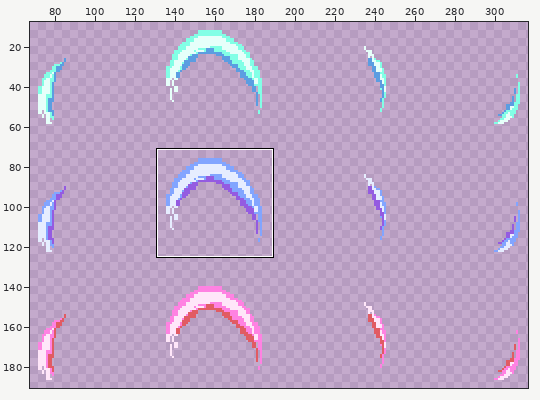
Sprite sheet, stored at dist/game_assets/spritesheets/abilities/anchorswing.png. Above, an overview of the earlier version with the close-up marked.
Close-up. As it was:
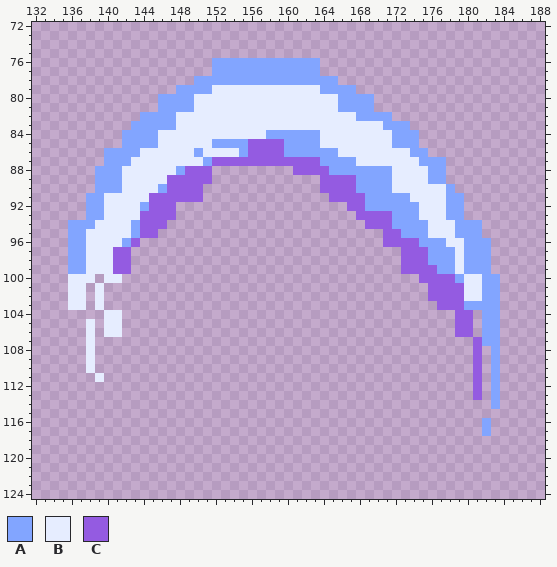
The file is 320x192 pixels. Shown: x 132..188, y 72..124. The wide view leaves out empty margins. The commit also changed other parts of the picture, which this record leaves out.
Palette (. is transparent): A #82a5ff  B #e6edff  C #945be1
Pixels before (only the part around the change), first column x 132:
 72 .........................................................
 73 .........................................................
 74 .........................................................
 75 .........................................................
 76 ....................AAAAAAAAAAAA.........................
 77 ....................AAAAAAAAAAAA.........................
 78 ..................AAAAAAAAAAAAAAAA.......................
 79 ................AAAABBBBBBBBBBBBAAAA.....................
 80 ..............AAAABBBBBBBBBBBBBBBBAAAA...................
 81 ..............AAAABBBBBBBBBBBBBBBBAAAA...................
 82 ............AAAABBBBBBBBBBBBBBBBBBBBAAAA.................
 83 ...........AAAAABBBBBBBBBBBBBBBBBBBBBBBAAA...............
 84 ..........AAAABBBBBBBBBBBBAAAAAABBBBBBBBAAA..............
 85 ..........AAAABBBBBBAAAACCCCAAAABBBBBBBBAAA..............
 86 ........AAAABBBBBBABBBBACCCCAAAAAABBBBBBBBAA.............
 87 ........AAABBBBBBBBACCCCCCCCCCCCAAAABBBBBBBAAA...........
 88 .......AAABBBBBBACCC.........CCCCAAAAAAABBBBAA...........
 89 .......AAABBBBBCCCCC............CCCCAAAABBBBAA...........
 90 .......AAABBBBACCCC.............CCCCAAAABBBBBBA..........
 91 ......AABBBBBCCCCCC..............CCCCAAAAABBBBAA.........
 92 ......AABBBBACCC...................CCAAAAAABBBAA.........
 93 ......AABBBBCCCC....................CCCCAAABBBAA.........
 94 ....AAABBBBACCC......................CCCAAAABBBAAA.......
 95 ....AABBBBBACC.........................CCAAABBBAAA.......
 96 ....AABBBBAC...........................CCCCAAABBAAA......
 97 ....AABBBCC..............................CCCAAABAAA......
 98 ....AABBBCC..............................CCCAAABAAA......
 99 ....AABBBCC..............................CCCCAABAAA......
100 ....BBB.BB.................................CCCCABBAA.....
101 ....BB.B....................................CCCCBBAA.....
102 ....BB.B....................................CCCCBBAA.....
103 ....BB.B.....................................CCCAAAA.....
104 ........BB.....................................CC.AA.....
105 ......B.BB.....................................CC.AA.....
106 ......B.BB.....................................CC.AA.....
107 ......B..........................................CAA.....
108 ......B..........................................C.A.....
109 ......B..........................................C.A.....
110 ......B..........................................C.A.....
111 .......B.........................................C.A.....
112 .................................................C.A.....
113 .................................................C.A.....
114 ...................................................A.....
115 .........................................................
116 ..................................................A......
117 ..................................................A......
118 .........................................................
119 .........................................................
120 .........................................................
121 .........................................................
122 .........................................................
123 .........................................................
124 .........................................................
New version:
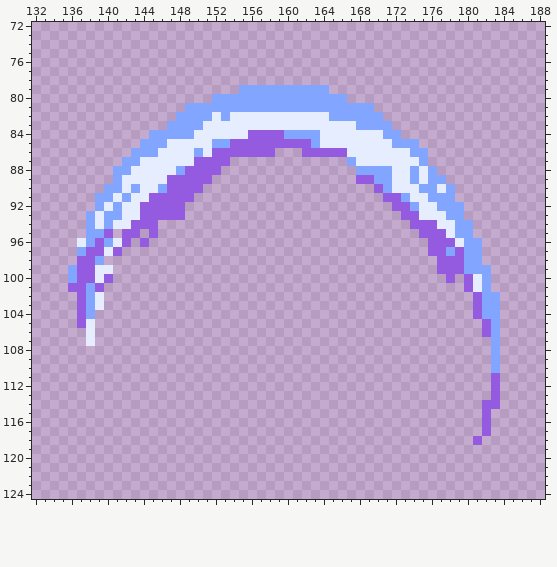
The exact change:
Changed rows in their new state; - is an unchanged pixel.
first column x 136:
 76 ----------------............--------------------
 77 ----------------............--------------------
 78 --------------................------------------
 79 ------------.......AAAAAAAAA-...----------------
 80 ----------......AAAAAAAAAAAAAA-...--------------
 81 ----------...-AAAAAAAAAAAAAAAA------------------
 82 --------....AAAA-A-----------AAA---.------------
 83 -------....-AAA-----------------AAA-..----------
 84 ------...-AAAA------CCCC-----------A-..---------
 85 ------..--A-------CC----CCC---------------------
 86 ----...-AA------CCCC---...CCCCC-----------------
 87 ----..-A------CC--.............---------..------
 88 ---..-A---------C--------.......------A--.------
 89 ---..-----------------------....CC----A---------
 90 ---.---A--------------------......C----AA-------
 91 --.-A-A-------.--------------......CC---AA-.----
 92 --.--A--C---C------------------.....CC---A------
 93 ---BAA------C-------------------.....CC---------
 94 ..--A--C--.----------------------.....CCC----.--
 95 ..AAC.CC.--------------------------....CCC---.--
 96 .BACA-C.C--------------------------.....CCC---.-
 97 .-CC--.------------------------------...CC-C--.-
 98 .CCA...------------------------------....CCC--.-
 99 -CC--..------------------------------....CCC----
100 ACCBC.---------------------------------...-.C--.
101 CCAC------------------------------------....C--.
102 .CA-------------------------------------.....C--
103 .CA--------------------------------------....C--
104 -CA-..-------------------------------------..C--
105 -C--..-------------------------------------..-C-
106 ----..-------------------------------------..-C-
107 ---------------------------------------------..-
108 --.------------------------------------------.--
109 --.------------------------------------------.--
110 --.------------------------------------------.--
111 ---.-----------------------------------------.-C
112 ---------------------------------------------.-C
113 ---------------------------------------------.-C
114 ----------------------------------------------CC
115 ----------------------------------------------C-
116 ----------------------------------------------C-
117 ----------------------------------------------C-
118 ---------------------------------------------C--
Where, in picture pixels (left, top, right, bottom), the same in both close-ups:
changed: (68, 58, 500, 445)
